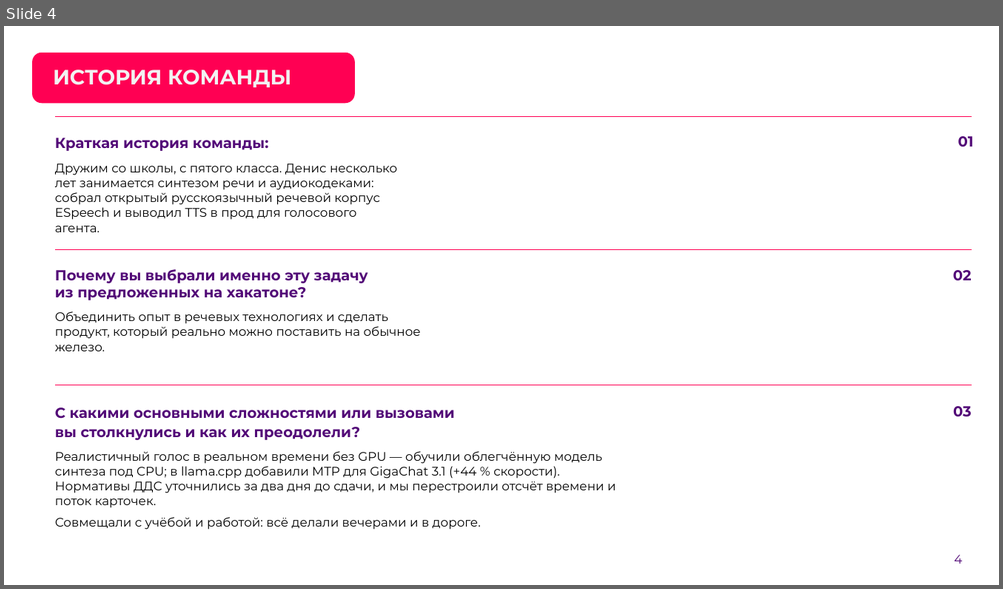
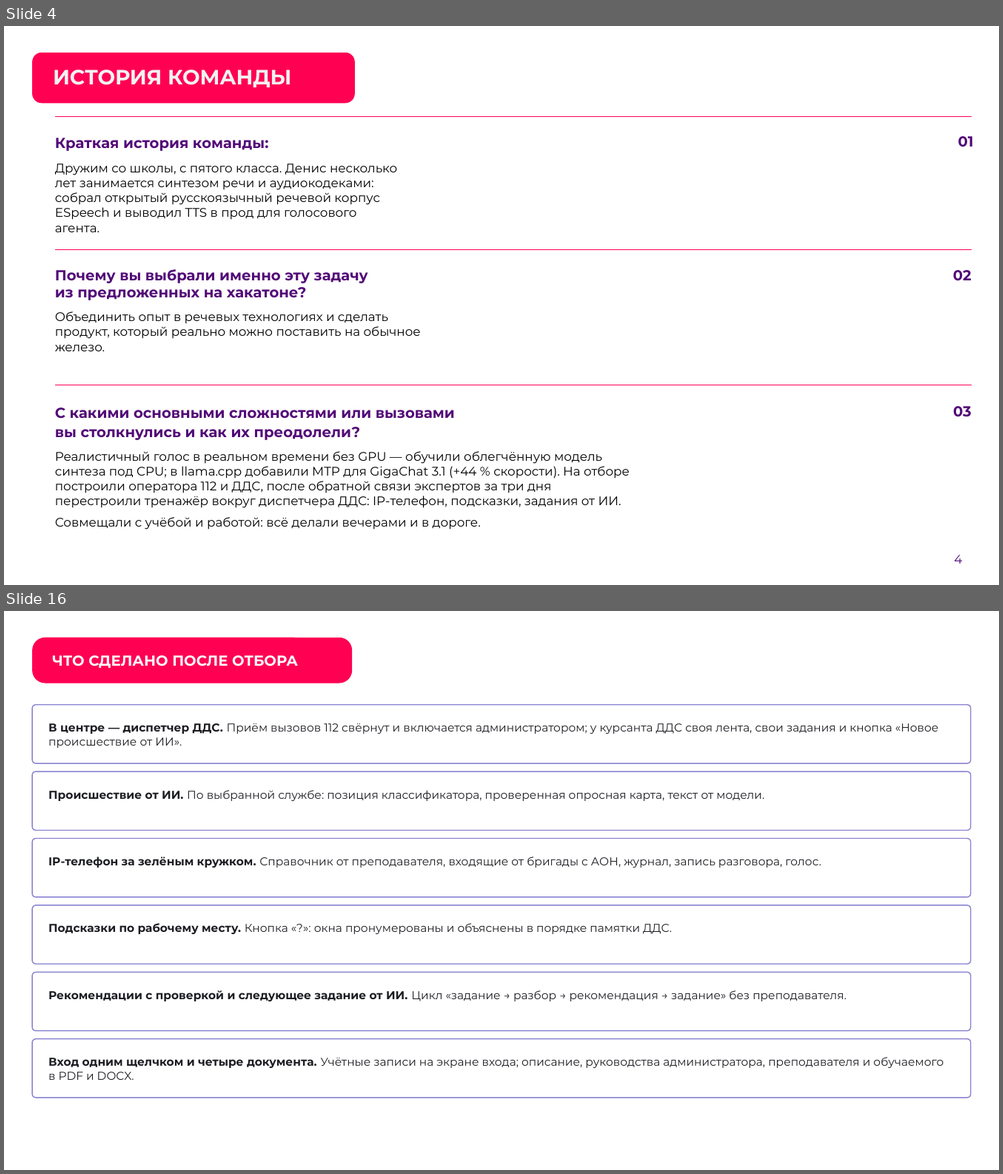
Before and after one commit to Den4ikAI/arm112-trainer, a slide deck: docs/презентация.pptx. Shown one above the other, each under a label of ours: slide 4 before the commit, slides 4 and 16 after it; the slides between them are not shown. The pictures are 1003x589 and 1003x1174 pixels, drawn with LibreOffice and Linux fonts; fonts in the diff are those of the drawing; background and template pictures are left out. Boxes give left, top, right and bottom in pixels: in the first picture for what was removed or moved away, otherwise in the second. Text is boxed around its words. In the diff, an @@ line names an element or a change of style, - is before the commit and + after.

```diff
--- a/docs/презентация.pptx
+++ b/docs/презентация.pptx
@@ slide 16 added at bbox=[4, 611, 999, 1170], background picture (left out) @@
@@ rounded rectangle added at bbox=[32, 637, 353, 683], fill #FF0053, 14 pt, text #FFFFFF, bold @@
+ЧТО СДЕЛАНО ПОСЛЕ ОТБОРА
@@ rounded rectangle added at bbox=[32, 705, 971, 764], fill #FFFFFF, outline #8A83D1 1 pt @@
@@ text added at bbox=[48, 723, 939, 748], 11 pt, text #1C1D22 @@
+В центре — диспетчер ДДС. Приём вызовов 112 свёрнут и включается администратором; у курсанта ДДС своя лента, свои задания и кнопка «Новое происшествие от ИИ».
@@ rounded rectangle added at bbox=[32, 772, 971, 830], fill #FFFFFF, outline #8A83D1 1 pt @@
@@ text added at bbox=[48, 790, 764, 801], 11 pt, text #1C1D22 @@
+Происшествие от ИИ. По выбранной службе: позиция классификатора, проверенная опросная карта, текст от модели.
@@ rounded rectangle added at bbox=[32, 839, 971, 897], fill #FFFFFF, outline #8A83D1 1 pt @@
@@ text added at bbox=[48, 857, 821, 868], 11 pt, text #1C1D22 @@
+IP-телефон за зелёным кружком. Справочник от преподавателя, входящие от бригады с АОН, журнал, запись разговора, голос.
@@ rounded rectangle added at bbox=[32, 906, 971, 965], fill #FFFFFF, outline #8A83D1 1 pt @@
@@ text added at bbox=[48, 923, 671, 934], 11 pt, text #1C1D22 @@
+Подсказки по рабочему месту. Кнопка «?»: окна пронумерованы и объяснены в порядке памятки ДДС.
@@ rounded rectangle added at bbox=[32, 972, 971, 1031], fill #FFFFFF, outline #8A83D1 1 pt @@
@@ text added at bbox=[48, 991, 846, 1002], 11 pt, text #1C1D22 @@
+Рекомендации с проверкой и следующее задание от ИИ. Цикл «задание → разбор → рекомендация → задание» без преподавателя.
@@ rounded rectangle added at bbox=[32, 1039, 971, 1098], fill #FFFFFF, outline #8A83D1 1 pt @@
@@ text added at bbox=[48, 1057, 943, 1080], 11 pt, text #1C1D22 @@
+Вход одним щелчком и четыре документа. Учётные записи на экране входа; описание, руководства администратора, преподавателя и обучаемого в PDF и DOCX.
@@ slide 4 changed as well @@
@@ text at bbox=[55, 452, 629, 508]: text changed @@
-Реалистичный голос в реальном времени без GPU — обучили облегчённую модель синтеза под CPU; в llama.cpp добавили MTP для GigaChat 3.1 (+44 % скорости). Нормативы ДДС уточнились за два дня до сдачи, и мы перестроили отсчёт времени и поток карточек.
+Реалистичный голос в реальном времени без GPU — обучили облегчённую модель синтеза под CPU; в llama.cpp добавили MTP для GigaChat 3.1 (+44 % скорости). На отборе построили оператора 112 и ДДС, после обратной связи экспертов за три дня перестроили тренажёр вокруг диспетчера ДДС: IP-телефон, подсказки, задания от ИИ.
```
Also in this commit, not shown: 4 other slides changed, 10 other slides added, 21 slides removed, 14 other files.
